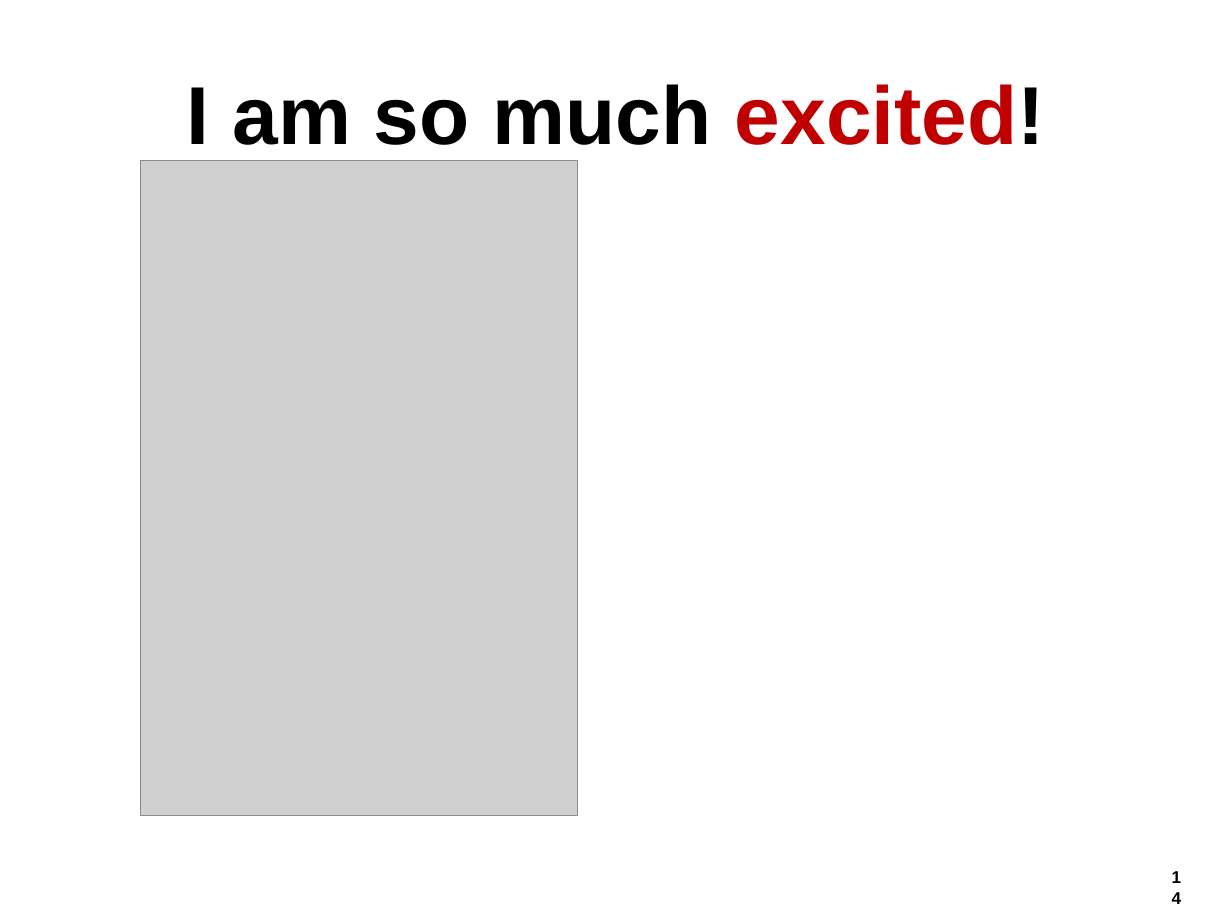
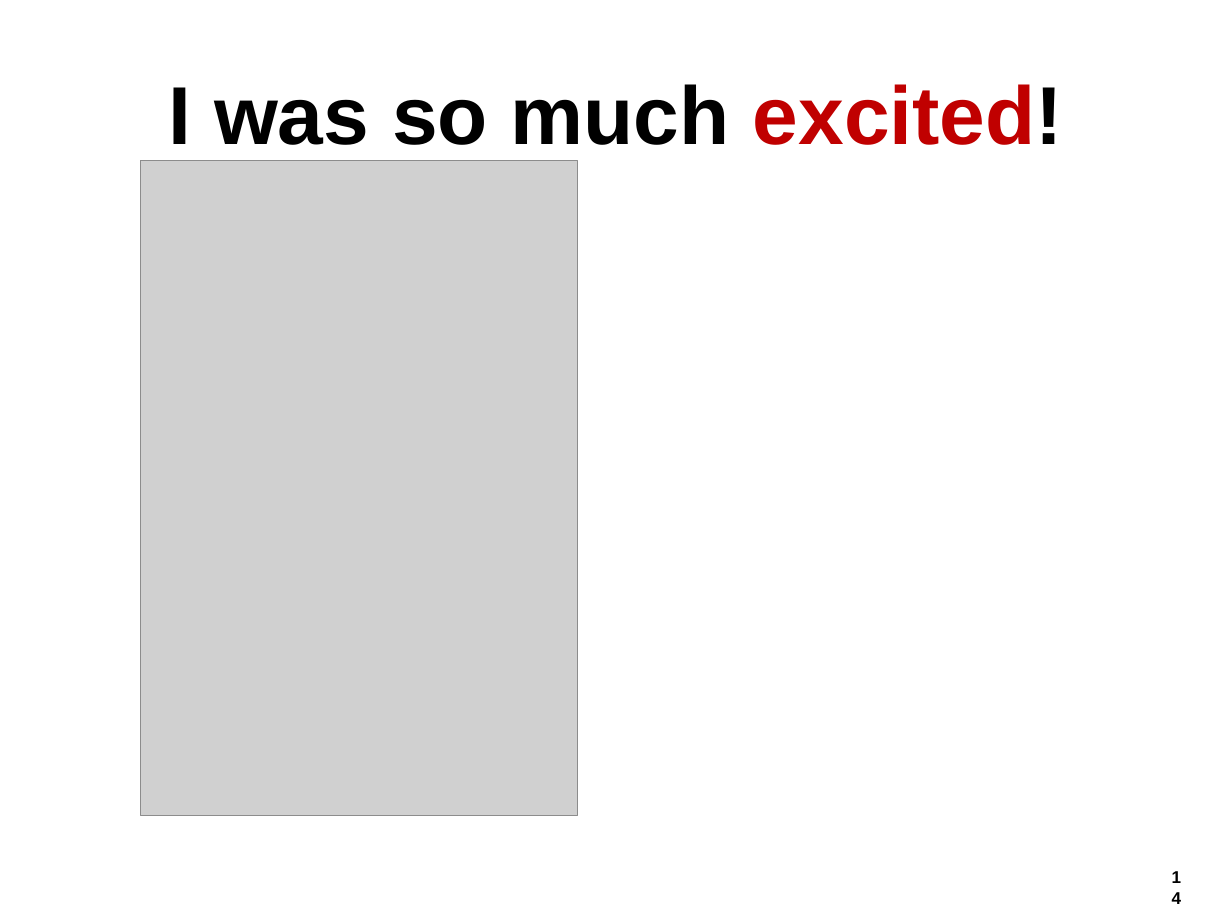
Before and after one commit to hageyahhoo/agile2014, a slide deck: slide 14 of presentations/TechnologyDrivenDevelopment.pptx. Drawn at 1232x924 pixels with LibreOffice and Linux fonts; fonts in the diff are those of the drawing; grey boxes stand for pictures; background and template pictures are left out. Boxes give left, top, right and bottom in pixels: in the first picture for what was removed or moved away, otherwise in the second. Text is boxed around its words. In the diff, an @@ line names an element or a change of style, - is before the commit and + after.

```diff
--- a/presentations/TechnologyDrivenDevelopment.pptx
+++ b/presentations/TechnologyDrivenDevelopment.pptx
@@ text at bbox=[169, 84, 1063, 145]: text changed @@
-I am so much excited!
+I was so much excited!
```
Also in this commit, not shown: 6 other slides changed, 3 slides added, 4 slides removed.
